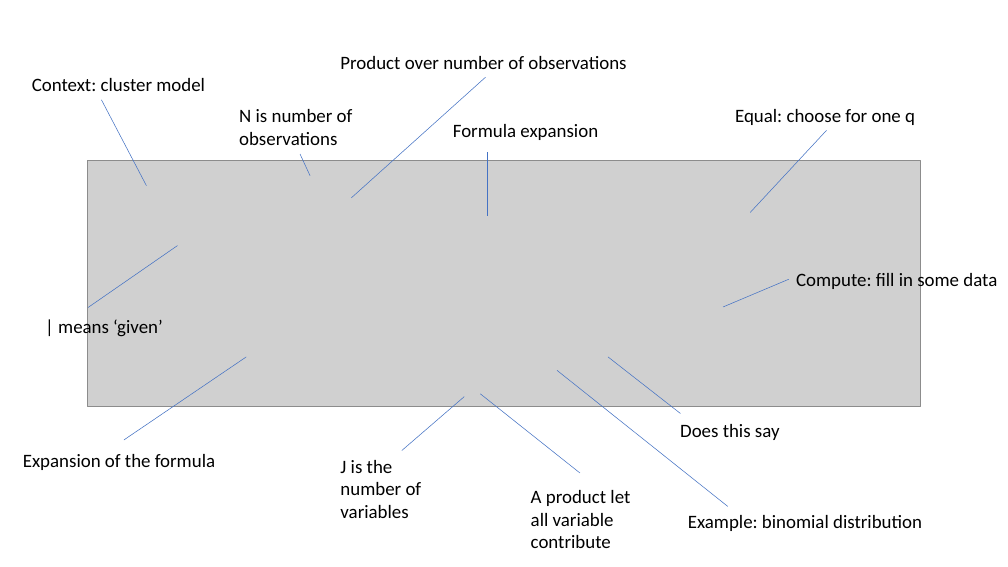
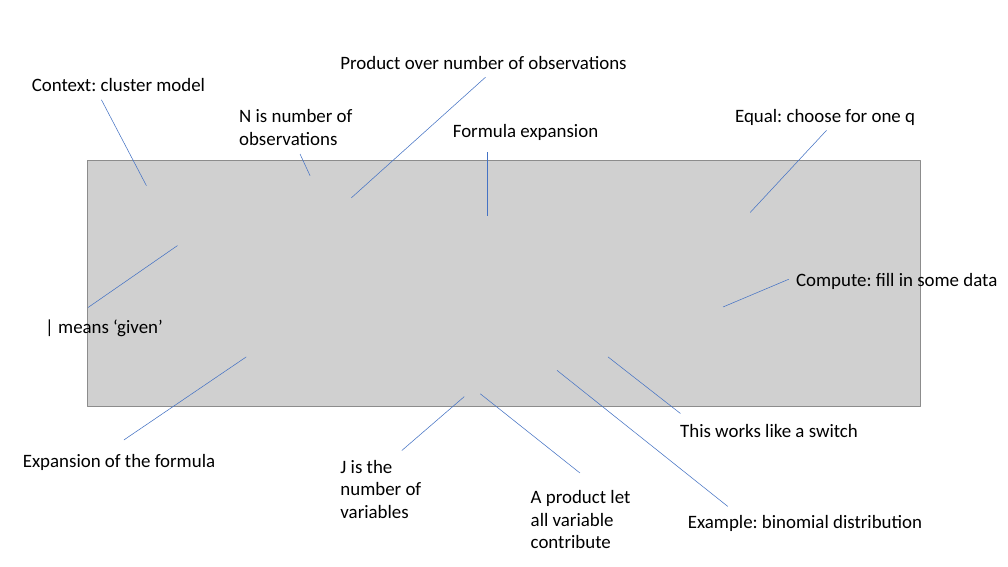
Before and after one commit to Bootcampanalytics/Training-material, a slide deck: slide 6 of Class intro.pptx. Drawn at 1008x567 pixels with LibreOffice and Linux fonts; fonts in the diff are those of the drawing; grey boxes stand for pictures. Boxes give left, top, right and bottom in pixels: in the first picture for what was removed or moved away, otherwise in the second. Text is boxed around its words. In the diff, an @@ line names an element or a change of style, - is before the commit and + after.

```diff
--- a/Class intro.pptx
+++ b/Class intro.pptx
@@ text at (680, 424, 858, 437): text changed @@
-Does this say
+This works like a switch
```
Also in this commit, not shown: 4 other slides changed, 1 slide added.
